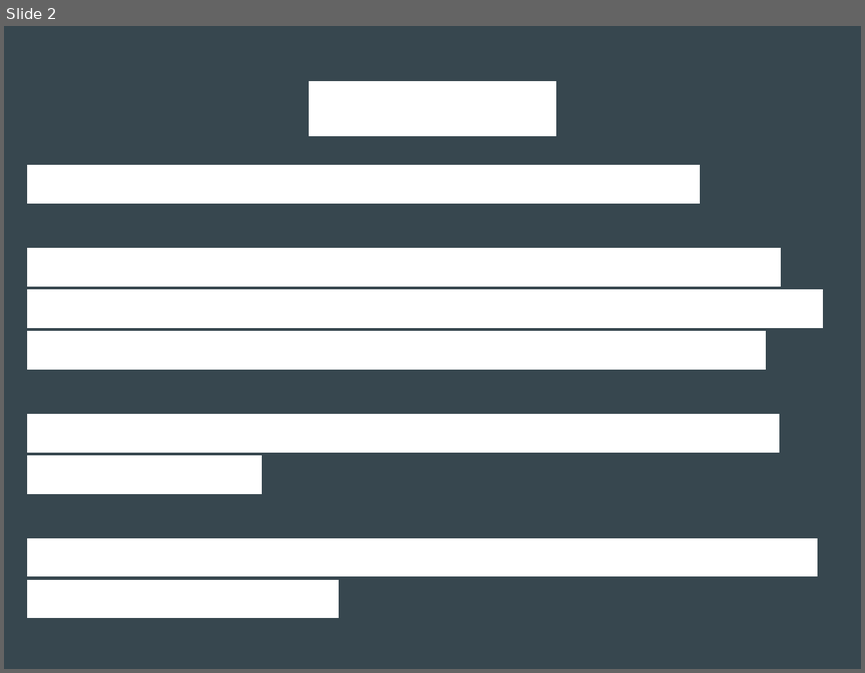
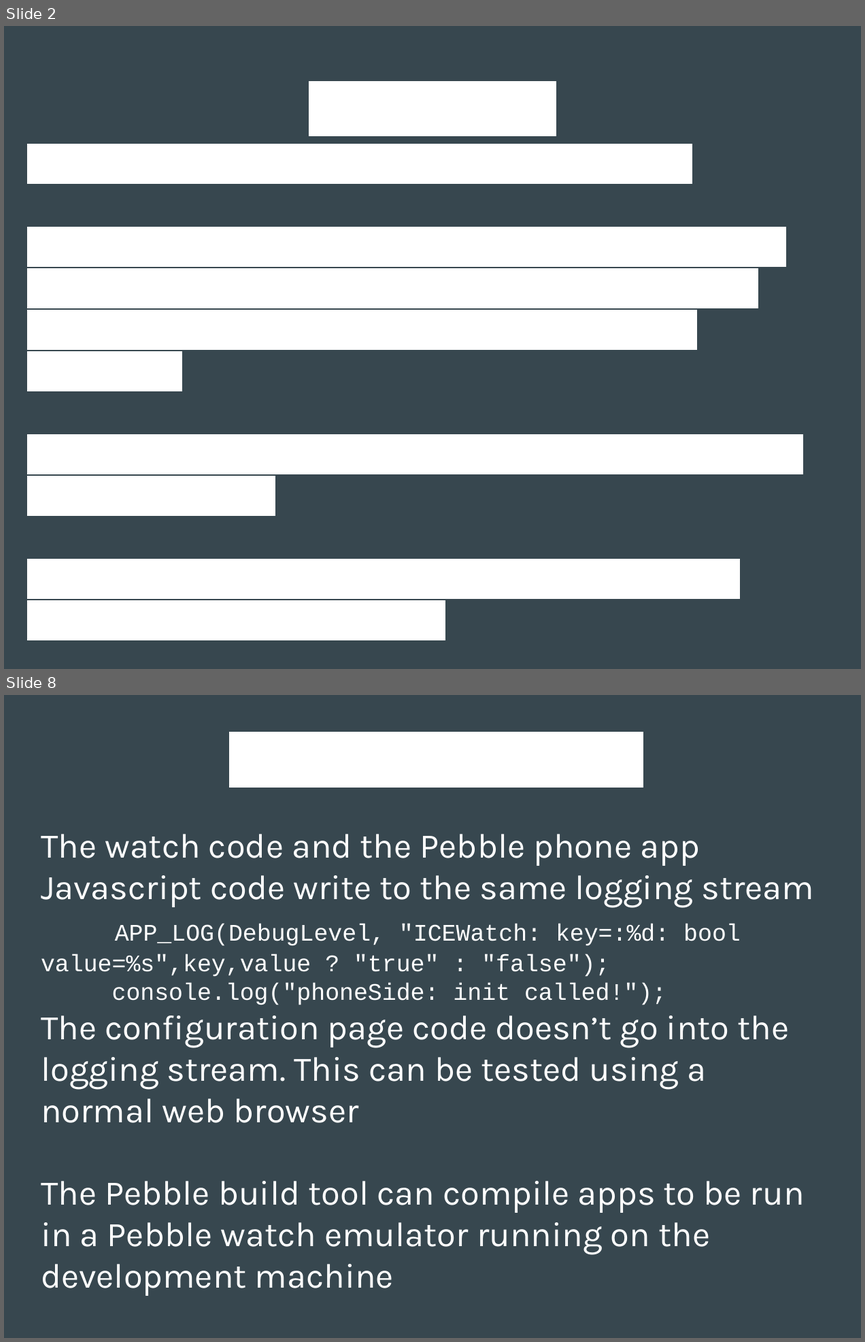
Before and after one commit to kentarchie/PebbleUniforumTalk, a slide deck: PebbleDevTalk.odp. Shown one above the other, each under a label of ours: slide 2 before the commit, slides 2 and 8 after it; the slides between them are not shown. The pictures are 865x673 and 865x1342 pixels, drawn with LibreOffice and Linux fonts; fonts in the diff are those of the drawing. Boxes give left, top, right and bottom in pixels: in the first picture for what was removed or moved away, otherwise in the second. Text is boxed around its words. In the diff, an @@ line names an element or a change of style, - is before the commit and + after.

```diff
--- a/PebbleDevTalk.odp
+++ b/PebbleDevTalk.odp
@@ slide 8 added at (4,695,861,1338), background #37474F @@
@@ title added at (229,726,642,788), 44 pt, text #FFFFFF @@
+Debugging/Testing
@@ text added at (41,834,814,1295), 32 pt, text #FFFFFF @@
+The watch code and the Pebble phone app Javascript code write to the same logging stream
+APP_LOG(DebugLevel, "ICEWatch: key=:%d: bool value=%s",key,value ? "true" : "false");
+console.log("phoneSide: init called!");
+The configuration page code doesn’t go into the logging stream. This can be tested using a normal web browser
+The Pebble build tool can compile apps to be run in a Pebble watch emulator running on the development machine
@@ slide 2 changed as well @@
@@ subtitle "I am a software developer ...": place and size @@
-subtitle "I am a software developer ..." at (27,165,821,618)
+subtitle "I am a software developer ..." at (27,140,802,641)
@@ subtitle "I am a software developer ..." at (27,140,802,641): font Arial to Karla @@
```
Also in this commit, not shown: 1 other slide changed, 6 other slides added.
